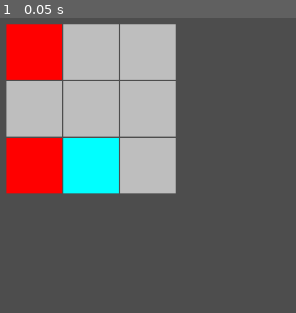
Above: before the commit, frame 1.
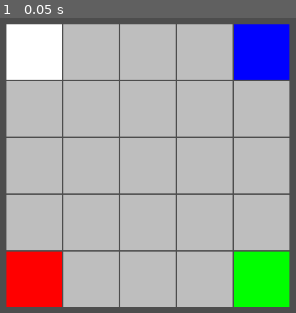
Above: after the commit, the same moment.

Repository: a499209/Slap
Game: Godot game, scene res://main.tscn
The game is run twice, just before and just after one commit, with the same random seed, the same clock (stepped at 60 frames per second) and the same inputs.
Inputs:
- Up to frame 1 (0.05 s): no input

The runs differ from the first frame. In frame 1, 68% of the frame differs, in the area x 2-98%, y 2-98%.

Commit message:
Update main.gd

Diff:
--- a/main.gd
+++ b/main.gd
@@ -3,12 +3,12 @@
 @onready var field = $TileMap
 @onready var OneBall = preload("res://one_ball.tscn")
 
-var balls_width = 3
-var balls_height = 3
+var balls_width = 5
+var balls_height = 5
 @onready var offset = Vector2(field.tile_set.tile_size * 2)
 
 const PATTERNS = {
-	"start": [[0,0,"RED"],[0,2,"RED"],[1,2,"BLUE"]]
+	"start": [[0,0,Color(1,1,1)],[0,4,Color(1,0,0)],[4,0,Color(0,0,1)], [4,4,Color(0,1,0)]]
 }
 
 const IDS = {
@@ -52,7 +52,7 @@
 func add_one_ball(id,x,y):
 	var one_ball = OneBall.instantiate()
 	set_coord(one_ball,Vector2i(x,y))
-	one_ball.get_node("ColorRect").color = IDS[id]["color"]
+	one_ball.get_node("ColorRect").color = id
 	field.add_child(one_ball)
 	one_ball.connect("ball_pressed", Callable(self,"move_ball"))
 
@@ -85,13 +85,12 @@
 		if ball_id == null:
 			i.get_node("ColorRect").color = "GRAY"
 		else:
-			i.get_node("ColorRect").color = IDS[ball_id]["color"]
+			i.get_node("ColorRect").color = ball_id
 
 func get_ball_coord(ball):
 	return field.local_to_map(ball.position - offset)
 
 func generate_new_ball_id(ball_id,addind_ball_id):
-	if ball_id == addind_ball_id:
-		return "BLUE"
-	else:
-		return "RED"
+	if ball_id == null:
+		ball_id = addind_ball_id
+	return Color((ball_id.r + addind_ball_id.r)/2,(ball_id.g + addind_ball_id.g)/2,(ball_id.b + addind_ball_id.b)/2)
